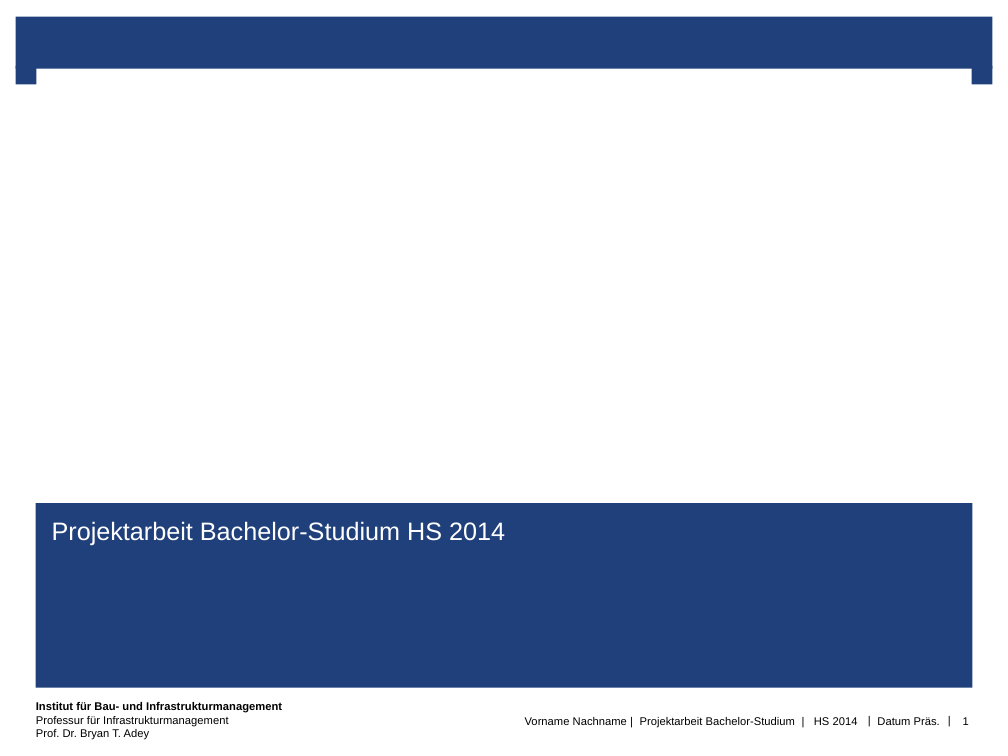
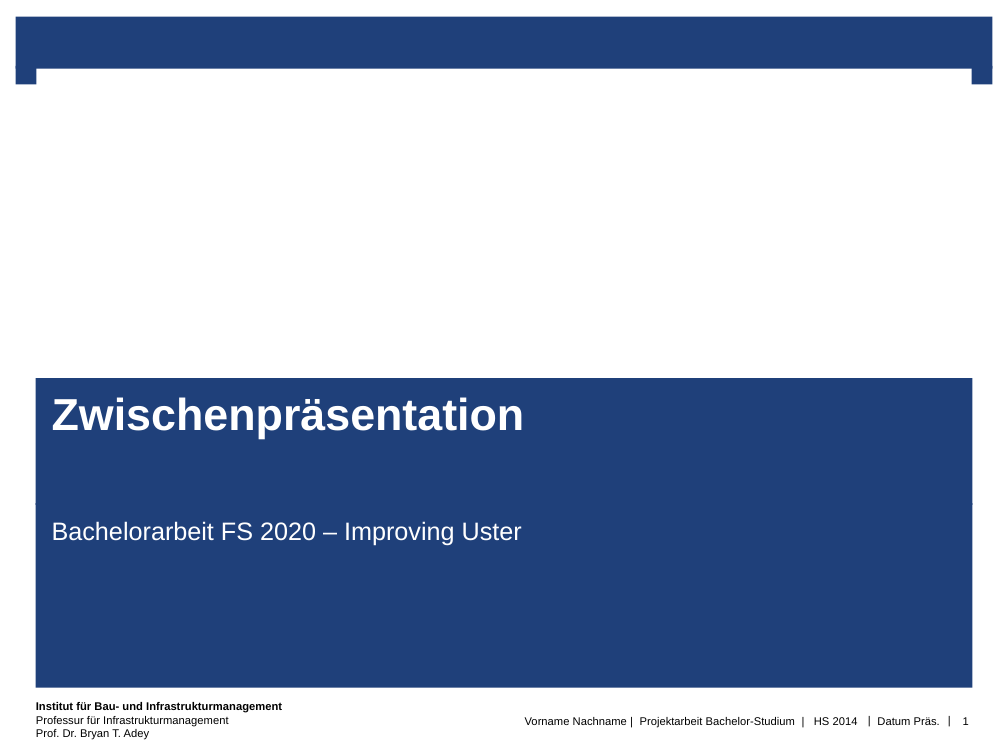
Before and after one commit to golliezc/Bachelorarbeit, a slide deck: slide 1 of 02-Presentations/01-Interim-yyyy-mm-dd/ppt/Vorlage_Praesentation.ppt. Drawn at 1008x756 pixels with LibreOffice and Linux fonts; fonts in the diff are those of the drawing; background and template pictures are left out. Boxes give left, top, right and bottom in pixels: in the first picture for what was removed or moved away, otherwise in the second. Text is boxed around its words. In the diff, an @@ line names an element or a change of style, - is before the commit and + after.

```diff
--- a/02-Presentations/01-Interim-yyyy-mm-dd/ppt/Vorlage_Praesentation.ppt
+++ b/02-Presentations/01-Interim-yyyy-mm-dd/ppt/Vorlage_Praesentation.ppt
@@ title added at box(35, 378, 972, 505), fill #1F407A, 32 pt, text #FFFFFF, bold @@
+Zwischenpräsentation
@@ subtitle at box(52, 521, 522, 545): text changed @@
-Projektarbeit Bachelor-Studium HS 2014
+Bachelorarbeit FS 2020 – Improving Uster
```
Also in this commit, not shown: 16 other files.
